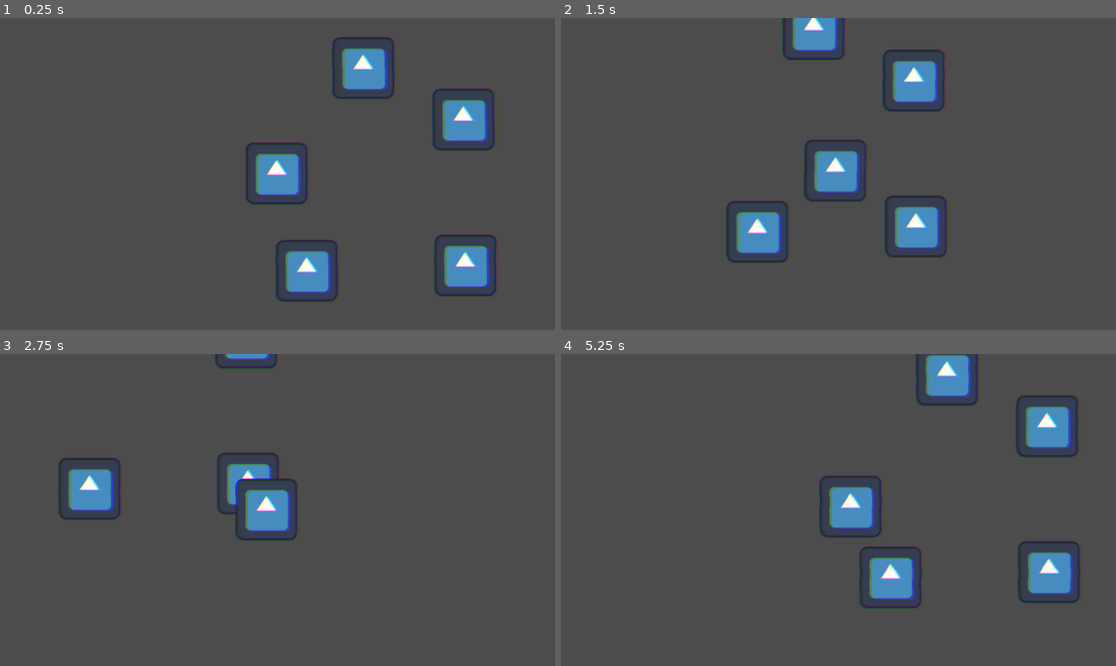
Above: before the commit, frames 1-4 (two rows, left to right).
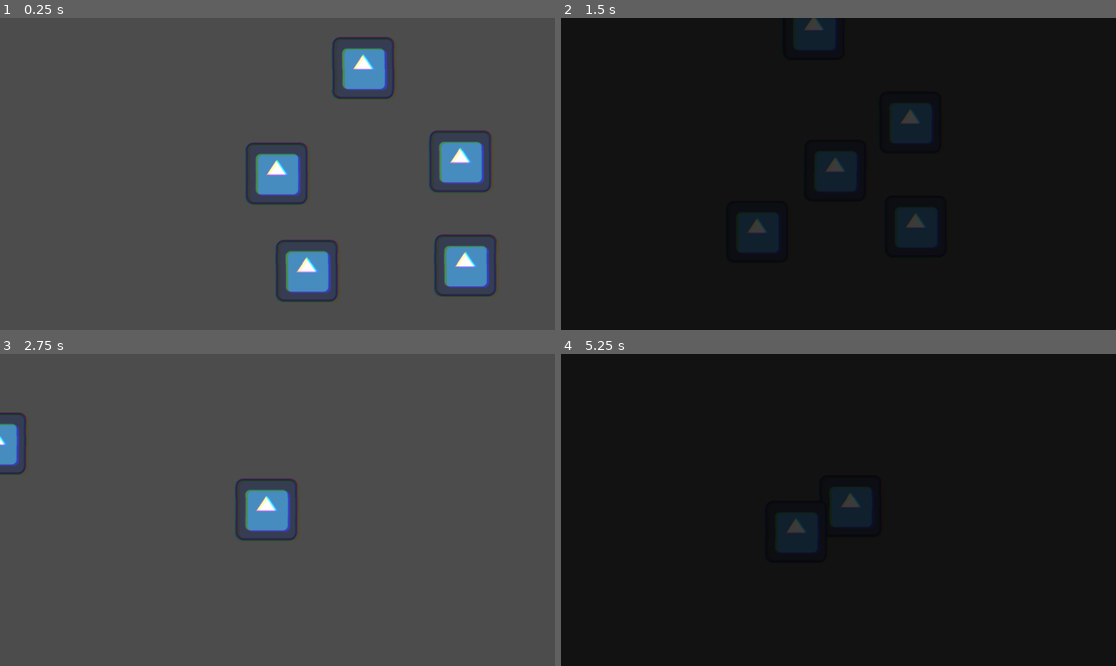
Above: after the commit, the same moments.

Repository: GameJam2025BG/Gamejam2025BG-gamecode
Game: Godot game, scene res://main.tscn
The game is run twice, just before and just after one commit, with the same random seed, the same clock (stepped at 60 frames per second) and the same inputs. The engine's default icon, where the game draws it, is replaced by a stand-in: a white triangle on a blue panel in a dark square.
Inputs:
- Up to frame 1 (0.25 s): no input
- Up to frame 2 (1.5 s): tap Enter (ui_accept) at 0.5, 0.6, 0.77, 1.07 s; hold D (move_right) 0.53-1.28 s; hold S (move_down) from 1.28 s (still down); tap Shift (Run) at 1.35 s
- Up to frame 3 (2.75 s): tap Enter (ui_accept) at 1.52, 1.55, 1.82, 2.1 s; release S (move_down) at 2.03 s; hold D (move_right) from 2.03 s (still down)
- Up to frame 4 (5.25 s): release D (move_right) at 2.78 s; hold Up (move_up) 2.78-3.53 s; tap Shift (Run) at 2.85, 4.35 s; tap Enter (ui_accept) at 3.02, 3.05, 3.32, 3.6, 3.77, 4.07, 4.52, 4.55, 4.82, 5.1 s; hold A (move_left) 3.53-5.03 s; hold S (move_down) from 5.03 s (still down)

The runs differ from the first frame. In frame 1, 2.9% of the frame differs, in the area x 77-90%, y 22-56%; in frame 2, 100%; in frame 3, 3.4%; in frame 4, 100%, in the area x 0-100%, y 0-100%.
Error after the commit: Cannot call method 'change_scene_to_file' on a null value. (res://area_2d1.gd:15)

Commit message:
Added scene change and transition

Diff:
--- /dev/null
+++ b/gamejam2025bg/area_2d1.gd
@@ -0,0 +1,15 @@
+extends Area2D
+
+var entered = false
+
+func _on_body_entered(body: PhysicsBody2D):
+	entered = true
+
+func _on_body_exited(body: PhysicsBody2D):
+	entered = false
+
+func _process(delta):
+	if entered and Input.is_action_just_pressed("ui_accept"):
+		TransitionScreen.transition()
+		await TransitionScreen.on_transition_finished
+		get_tree().change_scene_to_file("res://world2.tscn")
--- /dev/null
+++ b/gamejam2025bg/area_2d2.gd
@@ -0,0 +1,15 @@
+extends Area2D
+
+var entered = false
+
+func _on_body_entered(body: PhysicsBody2D):
+	entered = true
+
+func _on_body_exited(body: PhysicsBody2D):
+	entered = false
+
+func _process(delta):
+	if entered and Input.is_action_just_pressed("ui_accept"):
+		TransitionScreen.transition()
+		await TransitionScreen.on_transition_finished
+		get_tree().change_scene_to_file("res://main.tscn")
--- a/gamejam2025bg/main.tscn
+++ b/gamejam2025bg/main.tscn
@@ -1,9 +1,18 @@
-[gd_scene load_steps=3 format=3 uid="uid://dipjjmf15edn4"]
+[gd_scene load_steps=7 format=3 uid="uid://dipjjmf15edn4"]
 
 [ext_resource type="Texture2D" uid="uid://bi3w4kfhivyeg" path="res://icon.svg" id="1_2vjvq"]
+[ext_resource type="Script" path="res://world.gd" id="1_i1j7d"]
 [ext_resource type="PackedScene" uid="uid://d1d5w4hwtp3yn" path="res://components/main_charecter.tscn" id="2_cdw4s"]
+[ext_resource type="Script" path="res://area_2d1.gd" id="4_wqmt7"]
+
+[sub_resource type="RectangleShape2D" id="RectangleShape2D_k3ogu"]
+size = Vector2(138, 139)
+
+[sub_resource type="CircleShape2D" id="CircleShape2D_7106n"]
+radius = 173.488
 
 [node name="Node2D" type="Node2D"]
+script = ExtResource("1_i1j7d")
 
 [node name="Sprite2D" type="Sprite2D" parent="."]
 position = Vector2(392, 191)
@@ -11,14 +20,29 @@
 
 [node name="Main_Charecter" parent="." instance=ExtResource("2_cdw4s")]
 
+[node name="CollisionShape2D2" type="CollisionShape2D" parent="Main_Charecter"]
+position = Vector2(1, -0.5)
+shape = SubResource("RectangleShape2D_k3ogu")
+
 [node name="Sprite2D2" type="Sprite2D" parent="."]
 position = Vector2(63, 202)
 texture = ExtResource("1_2vjvq")
 
 [node name="Sprite2D" type="Sprite2D" parent="Sprite2D2"]
-position = Vector2(325, -314)
+position = Vector2(318, -227)
 texture = ExtResource("1_2vjvq")
 
-[node name="Sprite2D" type="Sprite2D" parent="Sprite2D2/Sprite2D"]
-position = Vector2(-208, -107)
+[node name="Area2D" type="Area2D" parent="Sprite2D2/Sprite2D"]
+script = ExtResource("4_wqmt7")
+
+[node name="CollisionShape2D" type="CollisionShape2D" parent="Sprite2D2/Sprite2D/Area2D"]
+shape = SubResource("CircleShape2D_7106n")
+
+[node name="Sprite2D2" type="Sprite2D" parent="Sprite2D2"]
+position = Vector2(117, -421)
 texture = ExtResource("1_2vjvq")
+
+[connection signal="body_entered" from="Sprite2D2/Sprite2D/Area2D" to="." method="_on_area_2d_body_entered"]
+[connection signal="body_entered" from="Sprite2D2/Sprite2D/Area2D" to="Sprite2D2/Sprite2D/Area2D" method="_on_body_entered"]
+[connection signal="body_exited" from="Sprite2D2/Sprite2D/Area2D" to="." method="_on_area_2d_body_exited"]
+[connection signal="body_exited" from="Sprite2D2/Sprite2D/Area2D" to="Sprite2D2/Sprite2D/Area2D" method="_on_body_exited"]
--- a/gamejam2025bg/project.godot
+++ b/gamejam2025bg/project.godot
@@ -19,6 +19,7 @@
 
 InputTracker="*res://scripts/input_tracker.gd"
 ShaderPower="*res://scripts/shader_power.gd"
+TransitionScreen="*res://transition_screen.tscn"
 
 [input]
 
@@ -51,3 +52,7 @@
 "events": [Object(InputEventKey,"resource_local_to_scene":false,"resource_name":"","device":-1,"window_id":0,"alt_press …(195 unchanged characters)…
 ]
 }
+
+[rendering]
+
+textures/canvas_textures/default_texture_filter=0
--- /dev/null
+++ b/gamejam2025bg/transition_screen.gd
@@ -0,0 +1,21 @@
+extends CanvasLayer
+
+signal on_transition_finished
+
+@onready var color_rect = $ColorRect
+@onready var animation_player = $AnimationPlayer
+
+func _ready():
+	color_rect.visible = false
+	animation_player.animation_finished.connect(_on_animation_finished)
+
+func _on_animation_finished(anim_name: String):
+	if anim_name == "fade_to_black":
+		emit_signal("on_transition_finished")  # Emit signal correctly
+		animation_player.play("fade_to_normal")
+	elif anim_name == "fade_to_normal":  # Fixed condition to use `anim_name`
+		color_rect.visible = false
+
+func transition():
+	color_rect.visible = true
+	animation_player.play("fade_to_black")
--- /dev/null
+++ b/gamejam2025bg/transition_screen.tscn
@@ -0,0 +1,70 @@
+[gd_scene load_steps=6 format=3 uid="uid://coxuao2sy8n4n"]
+
+[ext_resource type="Script" path="res://transition_screen.gd" id="1_wbyl7"]
+
+[sub_resource type="Animation" id="Animation_05xhh"]
+resource_name = "fade_to_black"
+length = 0.5
+tracks/0/type = "value"
+tracks/0/imported = false
+tracks/0/enabled = true
+tracks/0/path = NodePath("ColorRect:modulate")
+tracks/0/interp = 1
+tracks/0/loop_wrap = true
+tracks/0/keys = {
+"times": PackedFloat32Array(0, 0.5),
+"transitions": PackedFloat32Array(1, 1),
+"update": 0,
+"values": [Color(0, 0, 0, 0), Color(0, 0, 0, 1)]
+}
+
+[sub_resource type="Animation" id="Animation_yo0s8"]
+length = 0.001
+tracks/0/type = "value"
+tracks/0/imported = false
+tracks/0/enabled = true
+tracks/0/path = NodePath("ColorRect:modulate")
+tracks/0/interp = 1
+tracks/0/loop_wrap = true
+tracks/0/keys = {
+"times": PackedFloat32Array(0),
+"transitions": PackedFloat32Array(1),
+"update": 0,
+"values": [Color(1, 1, 1, 1)]
+}
+
+[sub_resource type="Animation" id="Animation_enliq"]
+resource_name = "fade_to_normal"
+length = 0.5
+tracks/0/type = "value"
+tracks/0/imported = false
+tracks/0/enabled = true
+tracks/0/path = NodePath("ColorRect:modulate")
+tracks/0/interp = 1
+tracks/0/loop_wrap = true
+tracks/0/keys = {
+"times": PackedFloat32Array(0, 0.5),
+"transitions": PackedFloat32Array(1, 1),
+"update": 0,
+"values": [Color(0, 0, 0, 1), Color(0, 0, 0, 0)]
+}
+
+[sub_resource type="AnimationLibrary" id="AnimationLibrary_uakon"]
+_data = {
+"RESET": SubResource("Animation_yo0s8"),
+"fade_to_black": SubResource("Animation_05xhh"),
+"fade_to_normal": SubResource("Animation_enliq")
+}
+
+[node name="transition_screen" type="CanvasLayer"]
+script = ExtResource("1_wbyl7")
+
+[node name="ColorRect" type="ColorRect" parent="."]
+offset_right = 40.0
+offset_bottom = 40.0
+scale = Vector2(29.0641, 16.6625)
+
+[node name="AnimationPlayer" type="AnimationPlayer" parent="."]
+libraries = {
+"": SubResource("AnimationLibrary_uakon")
+}
--- /dev/null
+++ b/gamejam2025bg/world.gd
@@ -0,0 +1 @@
+extends Node2D
--- /dev/null
+++ b/gamejam2025bg/world2.tscn
@@ -0,0 +1,32 @@
+[gd_scene load_steps=6 format=3 uid="uid://qku07knnf4bu"]
+
+[ext_resource type="PackedScene" uid="uid://d1d5w4hwtp3yn" path="res://components/main_charecter.tscn" id="1_yfex2"]
+[ext_resource type="Texture2D" uid="uid://bi3w4kfhivyeg" path="res://icon.svg" id="2_wttf5"]
+[ext_resource type="Script" path="res://area_2d2.gd" id="3_cxull"]
+
+[sub_resource type="RectangleShape2D" id="RectangleShape2D_mjw5m"]
+size = Vector2(138, 139)
+
+[sub_resource type="CircleShape2D" id="CircleShape2D_5v4hd"]
+radius = 173.488
+
+[node name="Node2D" type="Node2D"]
+
+[node name="Main_Charecter" parent="." instance=ExtResource("1_yfex2")]
+
+[node name="CollisionShape2D2" type="CollisionShape2D" parent="Main_Charecter"]
+position = Vector2(1, -0.5)
+shape = SubResource("RectangleShape2D_mjw5m")
+
+[node name="Sprite2D" type="Sprite2D" parent="."]
+position = Vector2(-358, -2)
+texture = ExtResource("2_wttf5")
+
+[node name="Area2D" type="Area2D" parent="Sprite2D"]
+script = ExtResource("3_cxull")
+
+[node name="CollisionShape2D" type="CollisionShape2D" parent="Sprite2D/Area2D"]
+shape = SubResource("CircleShape2D_5v4hd")
+
+[connection signal="body_entered" from="Sprite2D/Area2D" to="Sprite2D/Area2D" method="_on_body_entered"]
+[connection signal="body_exited" from="Sprite2D/Area2D" to="Sprite2D/Area2D" method="_on_body_exited"]
